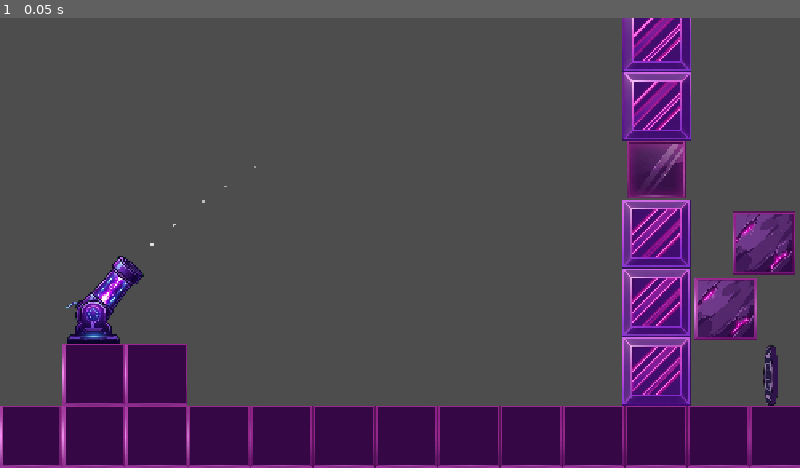
Above: before the commit, frame 1.
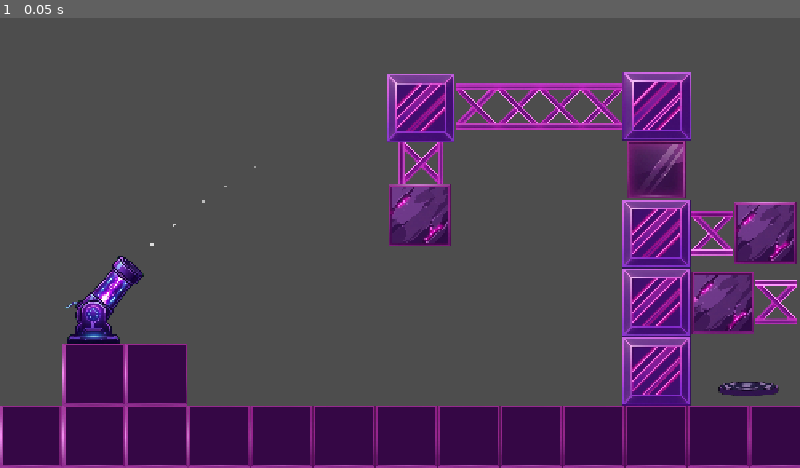
Above: after the commit, the same moment.

Repository: Zidan-09/Arc-Impact
Game: Godot game, scene res://guide/Guide.tscn
The game is run twice, just before and just after one commit, with the same random seed, the same clock (stepped at 60 frames per second) and the same inputs. This scene is started directly instead of the project's main scene.
Inputs:
- Up to frame 1 (0.05 s): no input

The runs differ from the first frame. In frame 1, 7.4% of the frame differs, in the area x 48-100%, y 0-87%.

Commit message:
feat(structure): implemented the structure scene

Diff:
--- /dev/null
+++ b/components/structure/Structure.tscn
@@ -0,0 +1,8 @@
+[gd_scene format=3 uid="uid://yo8x47fn5125"]
+
+[ext_resource type="Texture2D" uid="uid://ccykmsc6wiruh" path="res://assets/structure/structure.png" id="1_koaml"]
+
+[node name="Structure" type="Node2D" unique_id=547570193]
+
+[node name="Sprite2D" type="Sprite2D" parent="." unique_id=517687474]
+texture = ExtResource("1_koaml")
--- a/guide/Guide.tscn
+++ b/guide/Guide.tscn
@@ -4,8 +4,9 @@
 [ext_resource type="PackedScene" uid="uid://dyp35o0rt733p" path="res://components/obstacles/glass/glassObstacle.tscn" id="2_dxoku"]
 [ext_resource type="PackedScene" uid="uid://cdwyigup7yi7r" path="res://components/obstacles/metal/metalObstacle.tscn" id="3_en87d"]
 [ext_resource type="PackedScene" uid="uid://cr3negmvstljq" path="res://components/obstacles/stone/stoneObstacle.tscn" id="4_1oik2"]
-[ext_resource type="PackedScene" path="res://components/target/target.tscn" id="5_d180s"]
+[ext_resource type="PackedScene" uid="uid://cleehopkqkfag" path="res://components/target/target.tscn" id="5_d180s"]
 [ext_resource type="PackedScene" uid="uid://bangr24luog7a" path="res://components/cannon/cannon.tscn" id="6_33hjg"]
+[ext_resource type="PackedScene" uid="uid://yo8x47fn5125" path="res://components/structure/Structure.tscn" id="7_dxoku"]
 
 [node name="World" type="Node2D" unique_id=1129731174]
 
@@ -32,15 +33,19 @@
 scale = Vector2(0.2, 0.2)
 
 [node name="MetalSquare5" parent="Obstacles" unique_id=515288289 instance=ExtResource("3_en87d")]
-position = Vector2(1051, 30.999998)
+position = Vector2(673, 144)
 scale = Vector2(0.2, 0.2)
 
 [node name="StoneObstacle" parent="Obstacles" unique_id=1462746437 instance=ExtResource("4_1oik2")]
-position = Vector2(1161, 465)
+position = Vector2(1157, 455)
+scale = Vector2(0.2, 0.2)
+
+[node name="StoneObstacle3" parent="Obstacles" unique_id=850362686 instance=ExtResource("4_1oik2")]
+position = Vector2(671, 316)
 scale = Vector2(0.2, 0.2)
 
 [node name="StoneObstacle2" parent="Obstacles" unique_id=1502137 instance=ExtResource("4_1oik2")]
-position = Vector2(1223, 360)
+position = Vector2(1224, 344)
 scale = Vector2(0.2, 0.2)
 
 [node name="Ground" type="Node2D" parent="." unique_id=1248903839]
@@ -106,8 +111,43 @@
 scale = Vector2(0.2, 0.2)
 
 [node name="Target" parent="." unique_id=157819008 instance=ExtResource("5_d180s")]
-position = Vector2(1230, 572)
+position = Vector2(1198, 590)
+rotation = 1.5707964
 
 [node name="Cannon" parent="." unique_id=1115613926 instance=ExtResource("6_33hjg")]
 position = Vector2(150, 487)
 scale = Vector2(0.3, 0.3)
+
+[node name="Structure" parent="." unique_id=547570193 instance=ExtResource("7_dxoku")]
+position = Vector2(963, 142)
+rotation = 1.5707964
+scale = Vector2(0.15, 0.15)
+
+[node name="Structure6" parent="." unique_id=1689304185 instance=ExtResource("7_dxoku")]
+position = Vector2(1140, 344)
+rotation = 1.5707964
+scale = Vector2(0.15, 0.15)
+
+[node name="Structure7" parent="." unique_id=209205021 instance=ExtResource("7_dxoku")]
+position = Vector2(1242, 455.00003)
+rotation = 1.5707964
+scale = Vector2(0.15, 0.15)
+
+[node name="Structure2" parent="." unique_id=1925304672 instance=ExtResource("7_dxoku")]
+position = Vector2(896, 142.00002)
+rotation = 1.5707964
+scale = Vector2(0.15, 0.15)
+
+[node name="Structure3" parent="." unique_id=1956216889 instance=ExtResource("7_dxoku")]
+position = Vector2(829, 142)
+rotation = 1.5707964
+scale = Vector2(0.15, 0.15)
+
+[node name="Structure4" parent="." unique_id=1560711707 instance=ExtResource("7_dxoku")]
+position = Vector2(762, 142)
+rotation = 1.5707964
+scale = Vector2(0.15, 0.15)
+
+[node name="Structure5" parent="." unique_id=1311952037 instance=ExtResource("7_dxoku")]
+position = Vector2(674, 232)
+scale = Vector2(0.15, 0.15)
Binary file added: assets/structure/structure.png
Not shown, added: assets/structure/structure.png.import
